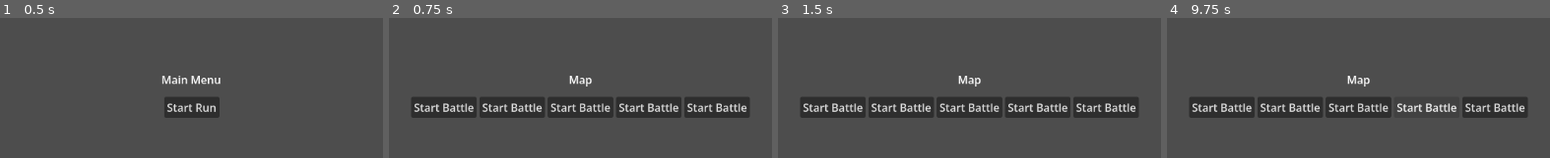
Above: before the commit, frames 1-4 (left to right).
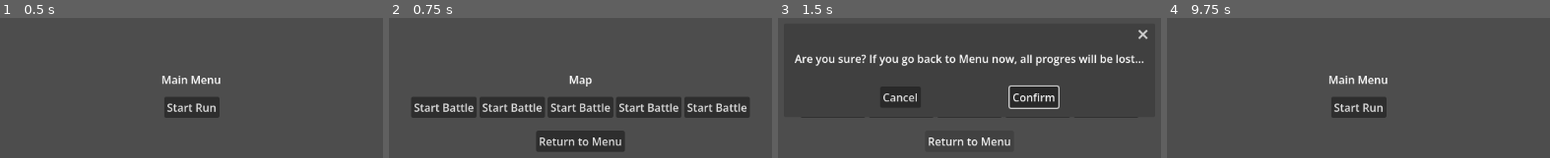
Above: after the commit, the same moments.

Repository: krickovix/turn-based-rpg
Game: Godot game, scene res://main_menu/main_menu.tscn
The game is run twice, just before and just after one commit, with the same random seed, the same clock (stepped at 60 frames per second) and the same inputs.
Inputs (mouse positions are in pixels of both pictures, inside the frame that each line leads up to):
- Up to frame 1 (0.5 s): no input
- Up to frame 2 (0.75 s): click "Start Run" at 0.5 s
- Up to frame 3 (1.5 s): click (969, 141) at 1.25 s, where only the run after the commit has a clickable "Return to Menu"
- Up to frame 4 (9.75 s): click "Start Battle" at 2 s; click "Start Battle" at 2.75 s; click "Start Battle" at 3.5 s; click "Start Battle" at 4.25 s; click "Start Battle" at 5 s; click "Start Battle" at 5.75 s; click "Start Battle" at 6.5 s; click "Start Battle" at 7.25 s; click "Start Battle" at 8 s; click "Start Battle" at 8.75 s; click (1423, 97) at 9.5 s, where only the run after the commit has a clickable "Confirm"

Frame 1 is identical in both runs. In frame 2, 3.1% of the frame differs, in the area x 38-62%, y 80-96%; in frame 3, 8.2%; in frame 4, 9.0%, in the area x 5-95%, y 41-72%.
Error in both runs: Invalid type in function 'parse_run_config' in base 'Node (dict_parser.gd)'. Cannot convert argument 1 from Nil to Dictionary. (res://autoloads/api_client.gd:1…

Commit message:
Add UI details to Map

Diff:
--- a/client/nordeus-turn-rpg/map/map.gd
+++ b/client/nordeus-turn-rpg/map/map.gd
@@ -1,6 +1,7 @@
 extends Control
 
 const BATTLE_PATH = "res://battle/battle.tscn"
+const MENU_PATH = "res://main_menu/main_menu.tscn"
 
 @onready var start_battle_buttons : Array[Button] = [
 	$StartButtons/Button0,
@@ -10,15 +11,41 @@
 	$StartButtons/Button4
 ]
 
+@onready var run_complete_label: Label = $RunCompleteLabel
+@onready var confirm_back_dialog: ConfirmationDialog = $ConfirmBackDialog
+
 
 func _ready() -> void:
-	var encounters = GameState.run_config["encounters"]
-	for i in range(encounters.size()):
+	var run_done = RunState.max_encounter_index >= 5
+	run_complete_label.visible = run_done
+
+	for i in range(RunState.monsters.size()):
 		var button: Button = start_battle_buttons[i]
-		button.text = "Fight " + str(i+1) + " : " + encounters[i]["name"]
+		var monster_name = RunState.monsters[i].name
+
 		button.pressed.connect(_on_encounter_pressed.bind(i))
+		if i < RunState.max_encounter_index:
+			button.text = "✓ %s" % monster_name
+			button.disabled = false
+		elif i == RunState.max_encounter_index:
+			button.text = "▶ %s" % monster_name
+		else:
+			button.text = "🔒 %s" % monster_name
+			button.disabled = true
 
 
 func _on_encounter_pressed(index: int) -> void:
-	GameState.current_encounter = GameState.run_config["encounters"][index]
+	RunState.current_encounter_index = index
 	get_tree().change_scene_to_file(BATTLE_PATH)
+
+
+func _on_back_button_pressed() -> void:
+	if RunState.max_encounter_index < 5:
+		confirm_back_dialog.visible = true
+		return
+
+	get_tree().change_scene_to_file(MENU_PATH)
+
+
+func _on_confirmation_dialog_confirmed() -> void:
+	get_tree().change_scene_to_file(MENU_PATH)
--- a/client/nordeus-turn-rpg/map/map.tscn
+++ b/client/nordeus-turn-rpg/map/map.tscn
@@ -63,8 +63,50 @@
 layout_mode = 2
 text = "Start Battle"
 
+[node name="BackButton" type="Button" parent="."]
+layout_mode = 1
+anchors_preset = 8
+anchor_left = 0.5
+anchor_top = 0.5
+anchor_right = 0.5
+anchor_bottom = 0.5
+offset_left = -65.0
+offset_top = 76.0
+offset_right = 65.0
+offset_bottom = 107.0
+grow_horizontal = 2
+grow_vertical = 2
+text = "Return to Menu"
+
+[node name="RunCompleteLabel" type="Label" parent="."]
+layout_mode = 1
+anchors_preset = 8
+anchor_left = 0.5
+anchor_top = 0.5
+anchor_right = 0.5
+anchor_bottom = 0.5
+offset_left = -56.0
+offset_top = -64.0
+offset_right = 56.0
+offset_bottom = -41.0
+grow_horizontal = 2
+grow_vertical = 2
+text = "Run complete!"
+
+[node name="ConfirmBackDialog" type="ConfirmationDialog" parent="."]
+oversampling_override = 1.0
+title = ""
+initial_position = 3
+size = Vector2i(528, 100)
+current_screen = 0
+ok_button_text = "Confirm"
+dialog_text = "Are you sure? If you go back to Menu now, all progres will be lost..."
+dialog_autowrap = true
+
 [connection signal="pressed" from="StartButtons/Button0" to="." method="_on_button_pressed"]
 [connection signal="pressed" from="StartButtons/Button1" to="." method="_on_button_pressed"]
 [connection signal="pressed" from="StartButtons/Button2" to="." method="_on_button_pressed"]
 [connection signal="pressed" from="StartButtons/Button3" to="." method="_on_button_pressed"]
 [connection signal="pressed" from="StartButtons/Button4" to="." method="_on_button_pressed"]
+[connection signal="pressed" from="BackButton" to="." method="_on_back_button_pressed"]
+[connection signal="confirmed" from="ConfirmBackDialog" to="." method="_on_confirmation_dialog_confirmed"]
